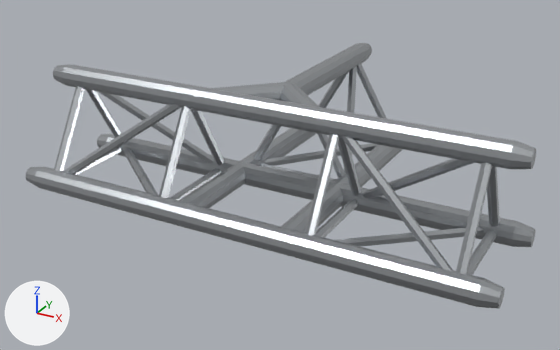
The glTF model assets/models/truss/truss-3-point-corner-3-way-t.glb, before and after one commit.
Before and after are seen from a 50 mm lens placed at (0.743, -1.268, 0.64), pointed at (-0.027, 0.132, -0.06). Arrows for +X, +Y and +Z are at lower left; the lights stay in place. The first picture is the older version. Vertices at exactly the same position are counted once.

In view in the first picture: 'end-connectors', 'truss-braces', 'truss-chords'.
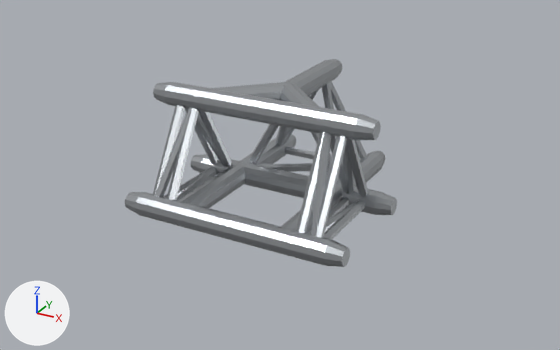
Boxes [x1, y1, x2, y2] around the edits, measured in the pictures (560 x 350 px; the box of a moved part takes in the faces that stretch with it):
'truss-chords', reshaped (49% narrower, 22% shorter): before [34, 43, 518, 307]; after [135, 60, 383, 266]
'truss-braces', reshaped (52% narrower, 25% shorter): before [54, 63, 500, 275]; after [153, 81, 368, 239]
'end-connectors', reshaped (47% narrower, 22% shorter): before [26, 43, 536, 309]; after [125, 59, 397, 267]
part 1 of me_truss_chords, moved or reshaped: before [34, 64, 242, 225]; after [135, 82, 242, 225]
part 2 of me_truss_chords, moved or reshaped: before [277, 107, 518, 307]; after [277, 107, 380, 266]
part 3 of me_truss_chords, moved or reshaped: before [240, 43, 403, 187]; after [240, 60, 383, 186]
part 4 of me_end_connectors, moved or reshaped: before [53, 64, 68, 86]; after [153, 82, 170, 104]
part 5 of me_end_connectors, moved or reshaped: before [26, 167, 41, 188]; after [125, 192, 145, 215]
part 6 of me_end_connectors, moved or reshaped: before [97, 134, 111, 148]; after [190, 154, 207, 173]
part 7 of me_end_connectors, moved or reshaped: before [509, 141, 536, 169]; after [354, 115, 381, 140]
part 8 of me_end_connectors, moved or reshaped: before [477, 279, 505, 309]; after [323, 240, 350, 267]
part 9 of me_end_connectors, moved or reshaped: before [512, 222, 536, 247]; after [374, 192, 397, 215]
part 10 of me_end_connectors, moved or reshaped: before [362, 43, 372, 58]; after [331, 59, 343, 75]
part 11 of me_end_connectors, moved or reshaped (not visible before): after [289, 134, 296, 148]
part 12 of me_end_connectors, moved or reshaped (not visible before): after [370, 151, 386, 167]

What the commit changed:
me_truss_chords is used by ob_truss_chords; location (0.0, 0.0, 0.0).
me_truss_chords had 595 vertices, 1244 faces and spanned x -0.5..0.5, y -0.145..0.5, z -0.094..0.164.
me_truss_chords now has 595 vertices, 1244 faces and spans x -0.216..0.216, y -0.145..0.321, z -0.094..0.164.
me_truss_chords part 1: all 39 vertices in x -0.5, y -0.145..0.145, z -0.094..0.164 are moved by (0.284, 0.0, 0.0).
me_truss_chords part 2: all 39 vertices in x 0.5, y -0.145..0.145, z -0.094..0.164 are moved by (-0.284, 0.0, 0.0).
me_truss_chords part 3: all 39 vertices in x -0.145..0.145, y 0.5, z -0.094..0.164 are moved by (0.0, -0.179, 0.0).
me_end_connectors is used by ob_end_connectors; location (0.0, 0.0, 0.0).
me_end_connectors had 234 vertices, 432 faces and spanned x -0.534..0.534, y -0.145..0.534, z -0.094..0.164.
me_end_connectors now has 234 vertices, 432 faces and spans x -0.25..0.25, y -0.145..0.355, z -0.094..0.164.
me_end_connectors part 4: the loose piece of 26 vertices spanning x -0.534..-0.5, y -0.025..0.025, z 0.114..0.164 is moved by (0.284, 0.0, 0.0).
me_end_connectors part 5: the loose piece of 26 vertices spanning x -0.534..-0.5, y -0.145..-0.095, z -0.094..-0.044 is moved by (0.284, 0.0, 0.0).
me_end_connectors part 6: the loose piece of 26 vertices spanning x -0.534..-0.5, y 0.095..0.145, z -0.094..-0.044 is moved by (0.284, 0.0, 0.0).
me_end_connectors part 7: the loose piece of 26 vertices spanning x 0.5..0.534, y -0.025..0.025, z 0.114..0.164 is moved by (-0.284, 0.0, 0.0).
me_end_connectors part 8: the loose piece of 26 vertices spanning x 0.5..0.534, y -0.145..-0.095, z -0.094..-0.044 is moved by (-0.284, 0.0, 0.0).
me_end_connectors part 9: the loose piece of 26 vertices spanning x 0.5..0.534, y 0.095..0.145, z -0.094..-0.044 is moved by (-0.284, 0.0, 0.0).
me_end_connectors part 10: the loose piece of 26 vertices spanning x -0.025..0.025, y 0.5..0.534, z 0.114..0.164 is moved by (0.0, -0.179, 0.0).
me_end_connectors part 11: the loose piece of 26 vertices spanning x -0.145..-0.095, y 0.5..0.534, z -0.094..-0.044 is moved by (0.0, -0.179, 0.0).
me_end_connectors part 12: the loose piece of 26 vertices spanning x 0.095..0.145, y 0.5..0.534, z -0.094..-0.044 is moved by (0.0, -0.179, 0.0).
me_truss_braces is used by ob_truss_braces; location (0.0, 0.0, 0.0).
me_truss_braces had 342 vertices, 648 faces and spanned x -0.469..0.469, y -0.129..0.469, z -0.079..0.147.
me_truss_braces now has 342 vertices, 648 faces and spans x -0.196..0.196, y -0.129..0.3, z -0.079..0.145.
me_truss_braces part 13: 342 of 342 vertices moved; they spanned x -0.469..0.469, y -0.129..0.469, z -0.079..0.147 and now span x -0.196..0.196, y -0.129..0.3, z -0.079..0.145; mean shift (0.0, -0.031, 0.0).
